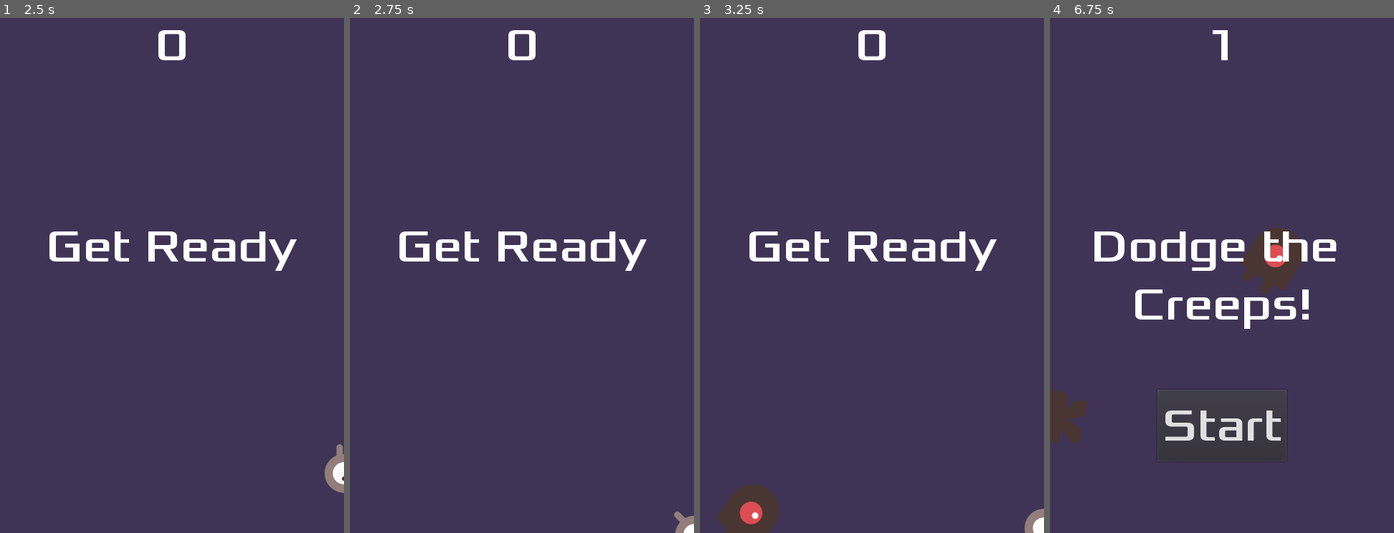
Above: before the commit, frames 1-4 (left to right).
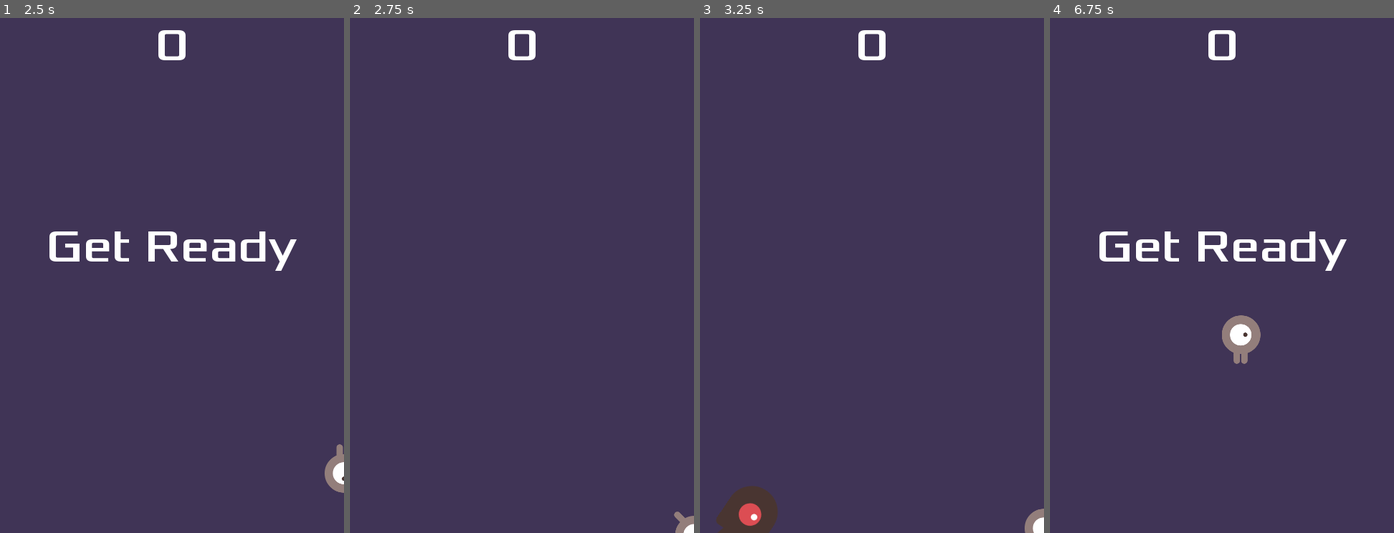
Above: after the commit, the same moments.

Repository: Jade1724/godot-my-first-2d-game
Game: Godot game, scene res://Main.tscn
The game is run twice, just before and just after one commit, with the same random seed, the same clock (stepped at 60 frames per second) and the same inputs.
Inputs:
- Up to frame 1 (2.5 s): click "Start" at 0.5 s; tap Enter (start_game, bound only after the commit) at 1.25, 1.35, 2.1 s; hold Right (move_right) 1.28-2.03 s; hold Down (move_down) from 2.03 s (still down)
- Up to frame 2 (2.75 s): keep holding Down (move_down)
- Up to frame 3 (3.25 s): release Down (move_down) at 2.78 s; hold Right (move_right) from 2.78 s (still down); tap Enter (start_game, bound only after the commit) at 2.85 s
- Up to frame 4 (6.75 s): release Right (move_right) at 3.53 s; hold Up (move_up) 3.53-4.28 s; tap Enter (start_game, bound only after the commit) every 0.75 s from 3.6 to 6.6 s; hold Left (move_left) 4.28-5.78 s; hold Down (move_down) 5.78-6.53 s; hold Right (move_right) from 6.53 s (still down)

Frame 1 is identical in both runs. In frame 2, 1.7% of the frame differs, in the area x 14-87%, y 41-50%; in frame 3, 1.9%; in frame 4, 7.1%, in the area x 0-87%, y 2-86%.

Commit message:
Added a keyboard shortcut for starting a new game. Fixed a bug of 'Get Ready' message not hiding. Finished developing the game.

Diff:
--- a/HUD.gd
+++ b/HUD.gd
@@ -10,7 +10,6 @@
 # Called every frame. 'delta' is the elapsed time since the previous frame.
 #func _process(delta):
 #	pass
-
 
 func show_message(text):
 	$Message.text = text
--- a/HUD.tscn
+++ b/HUD.tscn
@@ -6,6 +6,12 @@
 [sub_resource type="DynamicFont" id=1]
 size = 64
 font_data = ExtResource( 1 )
+
+[sub_resource type="InputEventAction" id=2]
+action = "start_game"
+
+[sub_resource type="ShortCut" id=3]
+shortcut = SubResource( 2 )
 
 [node name="HUD" type="CanvasLayer"]
 script = ExtResource( 2 )
@@ -39,6 +45,7 @@
 margin_right = 90.0
 margin_bottom = -100.0
 custom_fonts/font = SubResource( 1 )
+shortcut = SubResource( 3 )
 text = "Start"
 
 [node name="MessageTimer" type="Timer" parent="."]
@@ -46,3 +53,4 @@
 one_shot = true
 
 [connection signal="pressed" from="StartButton" to="." method="_on_StartButton_pressed"]
+[connection signal="timeout" from="MessageTimer" to="." method="_on_MessageTimer_timeout"]
--- a/Mob.tscn
+++ b/Mob.tscn
@@ -30,7 +30,7 @@
 radius = 36.0
 height = 26.0
 
-[node name="Mob" type="RigidBody2D"]
+[node name="Mob" type="RigidBody2D" groups=["mobs"]]
 collision_mask = 0
 gravity_scale = 0.0
 script = ExtResource( 7 )
@@ -42,6 +42,7 @@
 scale = Vector2( 0.75, 0.75 )
 frames = SubResource( 1 )
 animation = "walk"
+frame = 1
 playing = true
 
 [node name="CollisionShape2D" type="CollisionShape2D" parent="."]
--- a/project.godot
+++ b/project.godot
@@ -47,6 +47,11 @@
 "events": [ Object(InputEventKey,"resource_local_to_scene":false,"resource_name":"","device":0,"alt":false,"shift":false,"control":false,"meta":false,"command":false,"pressed":false,"scancode":16777234,"physical_scancode":0,"unicode":0,"echo":false,"script":null)
  ]
 }
+start_game={
+"deadzone": 0.5,
+"events": [ Object(InputEventKey,"resource_local_to_scene":false,"resource_name":"","device":0,"alt":false,"shift":false,"control":false,"meta":false,"command":false,"pressed":false,"scancode":16777221,"physical_scancode":0,"unicode":0,"echo":false,"script":null)
+ ]
+}
 
 [physics]
 
Not shown: 1 places in HUD.tscn that only renumber resources
